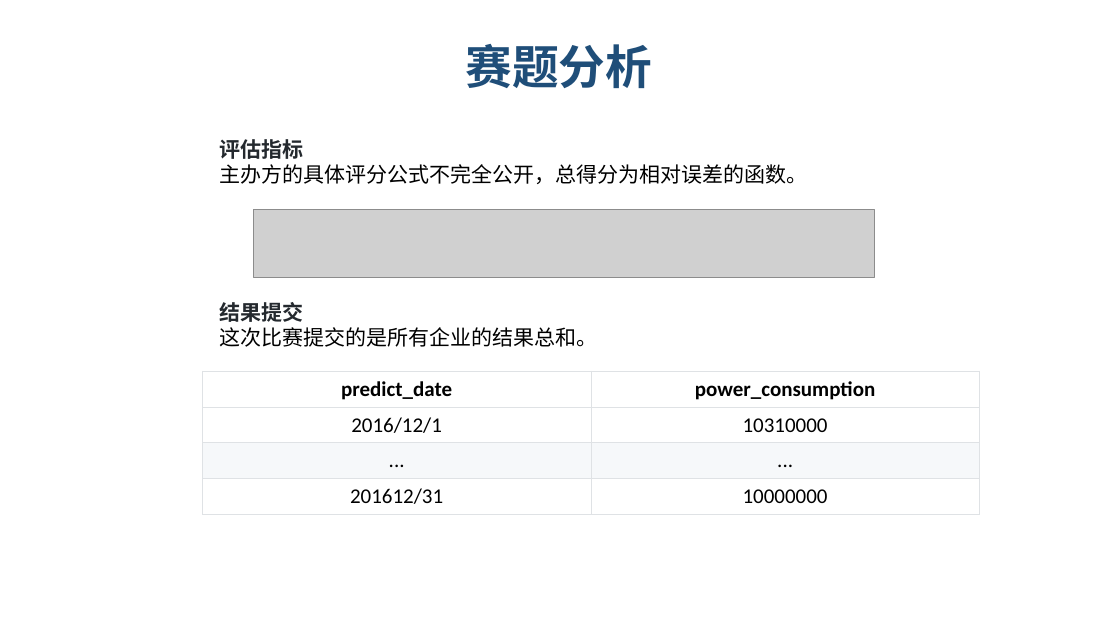
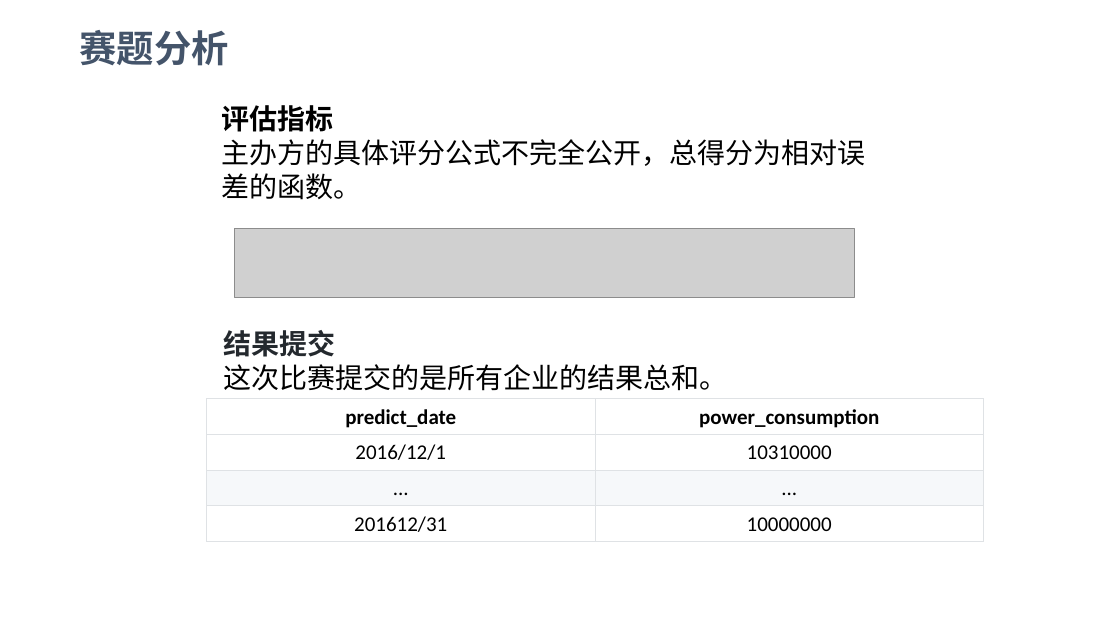
Before and after one commit to lvniqi/tianchi_power, a slide deck: slide 4 of presentation.pptx (slide 3 before the commit). Drawn at 1120x630 pixels with LibreOffice and Linux fonts; fonts in the diff are those of the drawing; grey boxes stand for pictures; background and template pictures are left out. Boxes give left, top, right and bottom in pixels: in the first picture for what was removed or moved away, otherwise in the second. Text is boxed around its words. In the diff, an @@ line names an element or a change of style, - is before the commit and + after.

```diff
--- a/presentation.pptx
+++ b/presentation.pptx
@@ text "赛题分析": place and size @@
-text "赛题分析" at (466, 44, 653, 88)
+text "赛题分析" at (79, 30, 228, 66)
@@ text "赛题分析" at (79, 30, 228, 66): size 40 to 32 pt, text colour #1F4E79 to #44546A; line spacing 1 to 0.9; vertical alignment top to middle @@
@@ text "评估指标": place and size @@
-text "评估指标" at (220, 139, 808, 184)
+text "评估指标" at (221, 105, 865, 200)
@@ text "评估指标" at (221, 105, 865, 200): size 18 to 24 pt; font Lato to Noto Sans CJK SC, text colour #24292E to #000000 in "评估指标"; font Calibri to Noto Sans CJK SC in "主办方的具体评分公式不完全公开，总得分为相对误差的函数。"; line spacing 1 to 1.5 @@
@@ picture: place and size @@
-picture at (254, 209, 874, 277)
+picture at (234, 229, 854, 297)
@@ text "结果提交": place and size @@
-text "结果提交" at (220, 302, 598, 347)
+text "结果提交" at (224, 330, 728, 391)
@@ text "结果提交" at (224, 330, 728, 391): size 18 to 24 pt; font Lato to Noto Sans CJK SC in "结果提交"; font Calibri to Noto Sans CJK SC in "这次比赛提交的是所有企业的结果总和。" @@
@@ table: place and size @@
-table at (202, 371, 979, 514)
+table at (207, 399, 983, 542)
```
Also in this commit, not shown: 21 other slides changed, 5 slides added.
